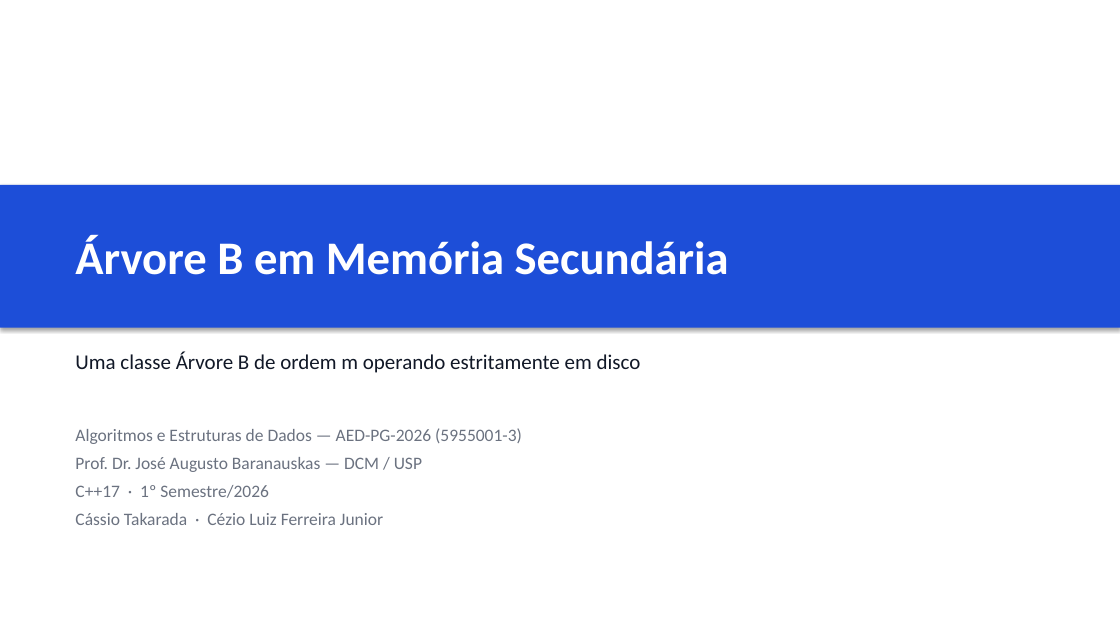
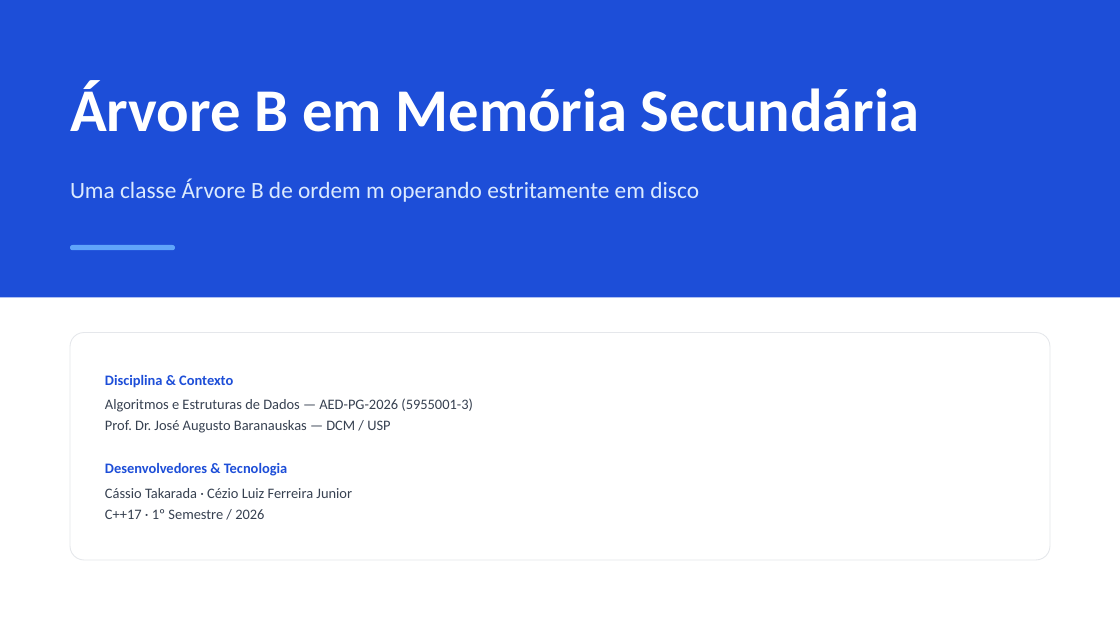
Before and after one commit to cassiotakarada/btree, a slide deck: slide 1 of apresentacao/APRESENTACAO_2_FINAL.pptx. Drawn at 1120x630 pixels with LibreOffice and Linux fonts; fonts in the diff are those of the drawing; background and template pictures are left out. Boxes give left, top, right and bottom in pixels: in the first picture for what was removed or moved away, otherwise in the second. Text is boxed around its words. In the diff, an @@ line names an element or a change of style, - is before the commit and + after.

```diff
--- a/apresentacao/APRESENTACAO_2_FINAL.pptx
+++ b/apresentacao/APRESENTACAO_2_FINAL.pptx
@@ rectangle: place and size @@
-rectangle at [0,185,1120,328]
+rectangle at [0,0,1120,297]
@@ rectangle at [0,0,1120,297]: shadow off @@
@@ text "Árvore B em Memória Secundária": place and size @@
-text "Árvore B em Memória Secundária" at [75,235,729,275]
+text "Árvore B em Memória Secundária" at [70,80,919,132]
@@ text "Árvore B em Memória Secundária" at [70,80,919,132]: size 40 to 52 pt; less space between paragraphs @@
@@ text "Uma classe Árvore B de ...": place and size @@
-text "Uma classe Árvore B de ..." at [75,352,641,373]
+text "Uma classe Árvore B de ..." at [70,178,699,202]
@@ text "Uma classe Árvore B de ..." at [70,178,699,202]: size 18 to 20 pt, text colour #111827 to #DBEAFE; less space between paragraphs @@
@@ rounded rectangle added at [70,245,175,250], fill #60A5FA @@
@@ rounded rectangle added at [70,333,1050,560], fill #FFFFFF, outline #E5E7EB 0.75 pt @@
@@ text at [105,375,233,388]: paragraph added @@
+Disciplina & Contexto
@@ text "Disciplina & Contexto": place and size @@
-text "Disciplina & Contexto" at [75,428,522,525]
+text "Disciplina & Contexto" at [105,375,473,519]
@@ text "Disciplina & Contexto" at [105,375,473,519]: vertical alignment top to middle @@
@@ text at [105,398,473,498]: size 15 to 12.4 pt, text colour #6B7280 to #374151 in "Algoritmos e Estruturas de Dados — AED-PG-2026 ...", "Prof. Dr. José Augusto Baranauskas — DCM ...", "Cássio Takarada · Cézio Luiz Ferreira Junior"; less space between paragraphs @@
@@ text at [105,463,287,476]: text changed; size 15 to 12.4 pt; text colour #6B7280 to #1D4ED8; bold on @@
-C++17 · 1º Semestre/2026
+Desenvolvedores & Tecnologia
@@ text at [105,509,264,519]: paragraph added @@
+C++17 · 1º Semestre / 2026
```
Also in this commit, not shown: 21 other slides changed, 3 slides removed, 8 other files.
